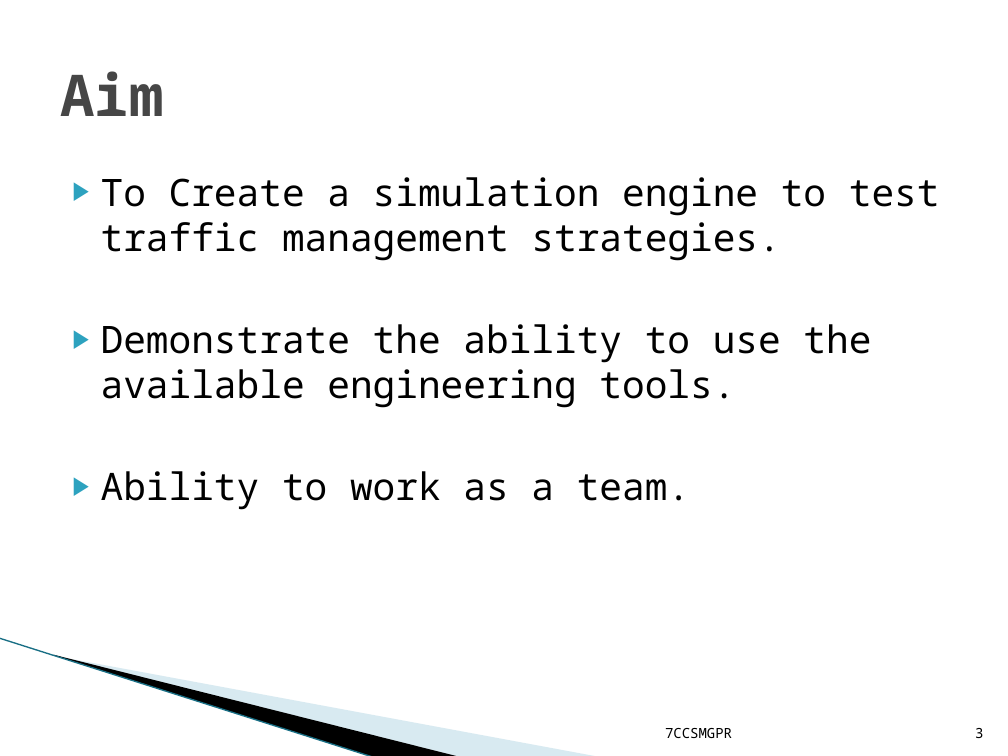
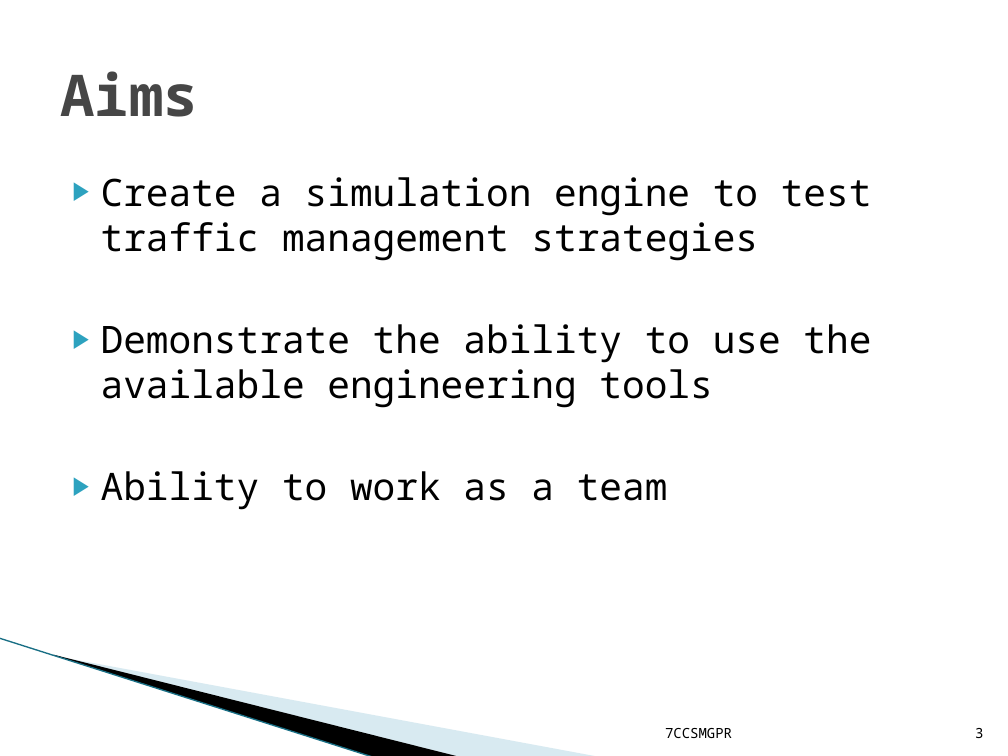
Before and after one commit to asenf/team_SignalGreen, a slide deck: slide 3 of reports/Group_Pres_adeela.pptx. Drawn at 1008x756 pixels with LibreOffice and Linux fonts; fonts in the diff are those of the drawing; background and template pictures are left out. Boxes give left, top, right and bottom in pixels: in the first picture for what was removed or moved away, otherwise in the second. Text is boxed around its words. In the diff, an @@ line names an element or a change of style, - is before the commit and + after.

```diff
--- a/reports/Group_Pres_adeela.pptx
+++ b/reports/Group_Pres_adeela.pptx
@@ title at <box>60,71,198,117</box>: text changed @@
-Aim
+Aims
@@ text at <box>101,177,872,510</box>: text changed @@
-▶ To Create a simulation engine to test traffic management strategies.
-▶ Demonstrate the ability to use the available engineering tools.
-▶ Ability to work as a team.
+▶ Create a simulation engine to test traffic management strategies
+▶ Demonstrate the ability to use the available engineering tools
+▶ Ability to work as a team
```
Also in this commit, not shown: 8 other slides changed.
